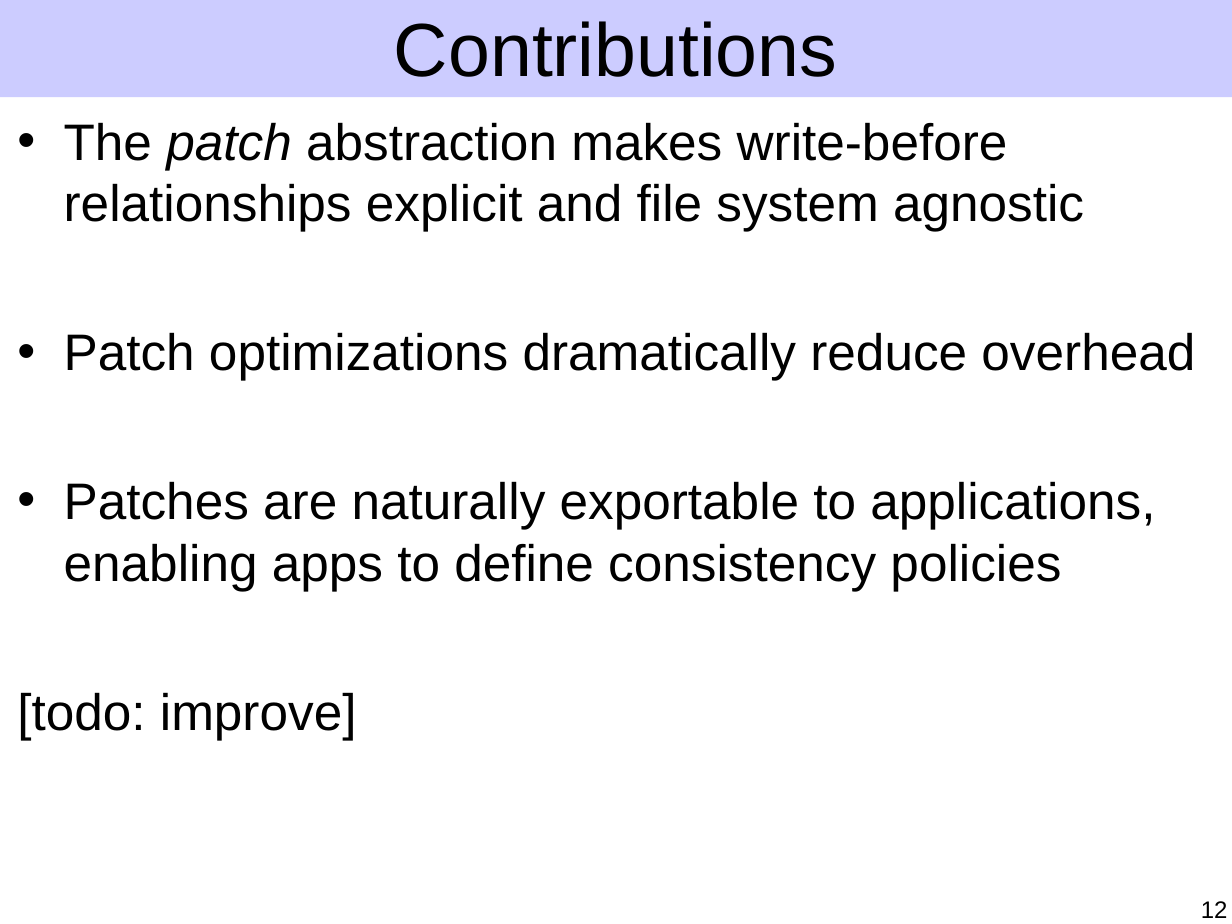
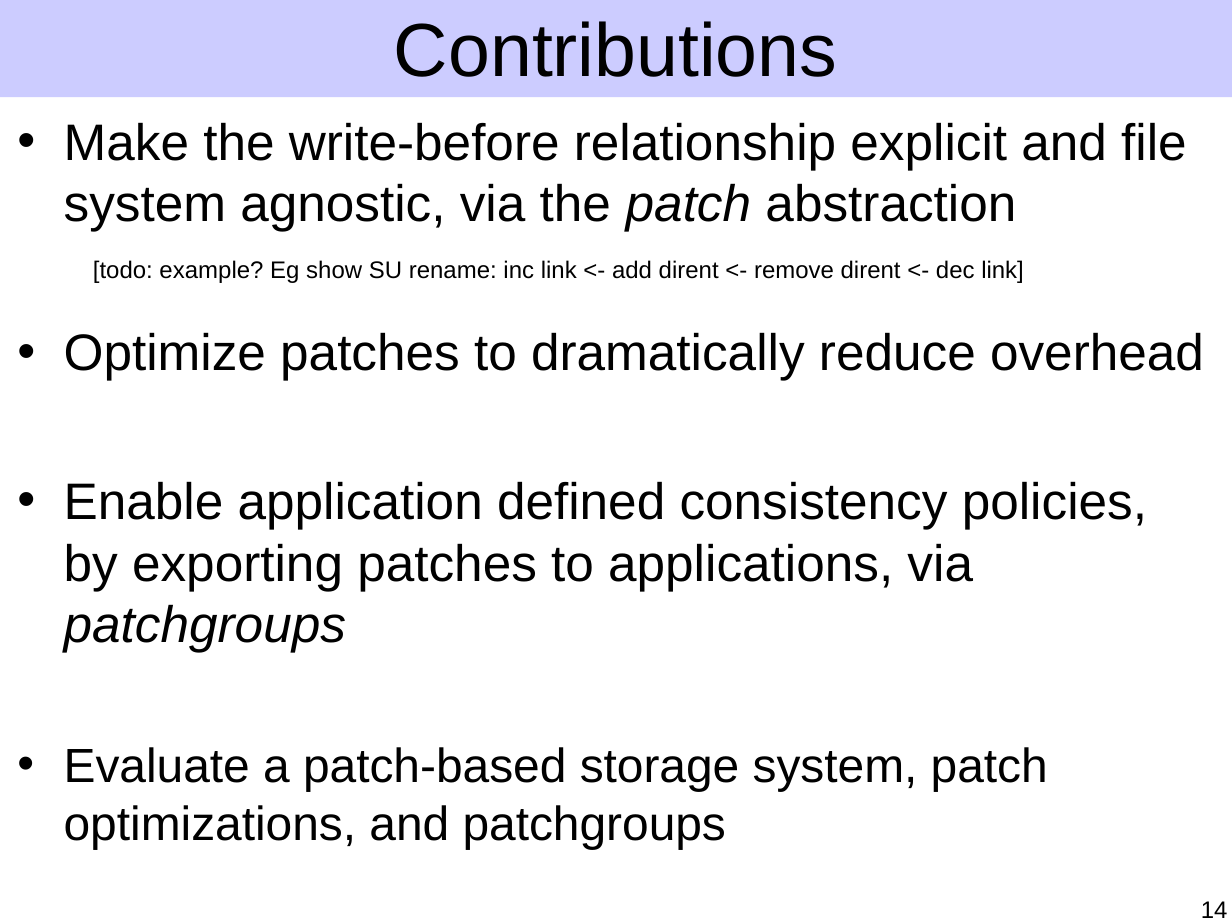
Before and after one commit to ucla-readable/fstitch-doc, a slide deck: slide 14 of sosp/pres.ppt (slide 12 before the commit). Drawn at 1232x924 pixels with LibreOffice and Linux fonts; fonts in the diff are those of the drawing. Boxes give left, top, right and bottom in pixels: in the first picture for what was removed or moved away, otherwise in the second. Text is boxed around its words. In the diff, an @@ line names an element or a change of style, - is before the commit and + after.

Commit message:
Checkpoint motivation improvements.

```diff
--- a/sosp/pres.ppt
+++ b/sosp/pres.ppt
@@ text at (64, 122, 1204, 849): text changed @@
-• The patch abstraction makes write-before relationships explicit and file system agnostic
-• Patch optimizations dramatically reduce overhead
-• Patches are naturally exportable to applications, enabling apps to define consistency policies
-[todo: improve]
+• Make the write-before relationship explicit and file system agnostic, via the patch abstraction
+• Optimize patches to dramatically reduce overhead
+• Enable application defined consistency policies, by exporting patches to applications, via patchgroups
+• Evaluate a patch-based storage system, patch optimizations, and patchgroups
@@ text added at (93, 260, 1024, 283), 14 pt, text #000000 @@
+[todo: example? Eg show SU rename: inc link <- add dirent <- remove dirent <- dec link]
@@ page number at (1201, 901, 1228, 918): text changed @@
-12
+14
```
Also in this commit, not shown: 9 other slides changed, 2 slides added, 4 slides removed.
